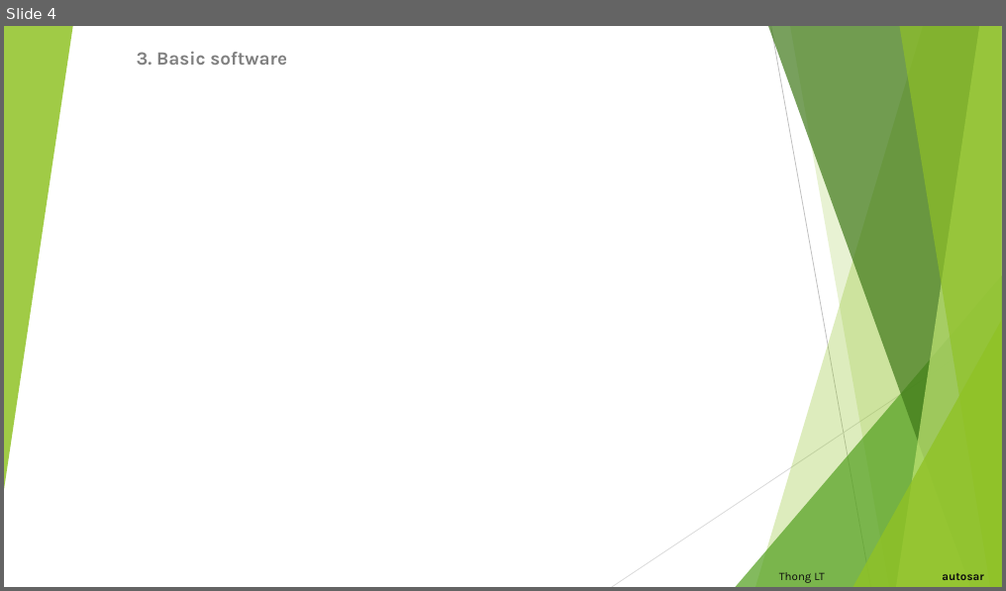
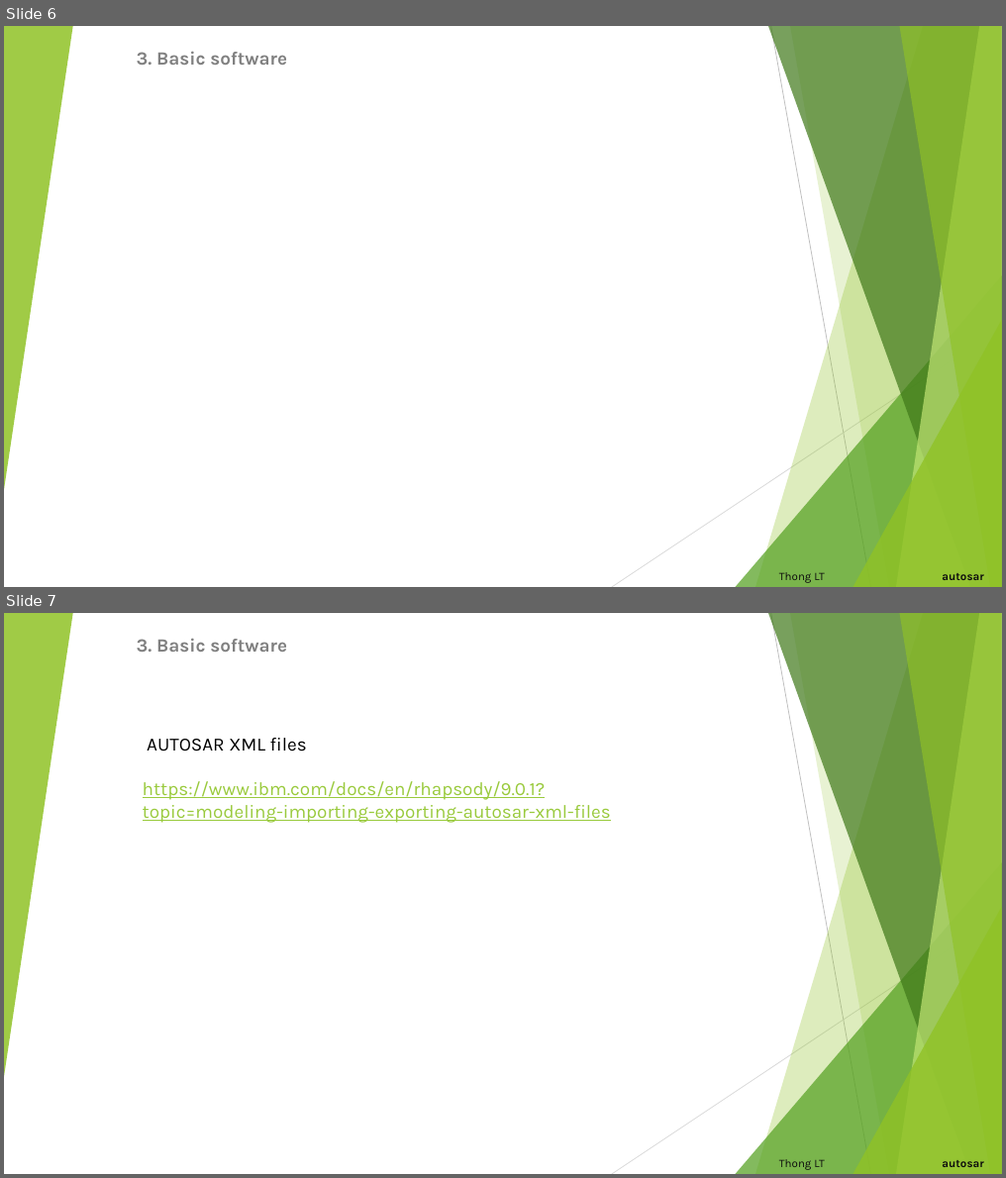
Before and after one commit to letrthong/autosar, a slide deck: Autosar.pptx. Shown one above the other, each under a label of ours: slide 4 before the commit, slides 6 and 7 after it. The pictures are 1006x591 and 1006x1178 pixels, drawn with LibreOffice and Linux fonts; fonts in the diff are those of the drawing. Boxes give left, top, right and bottom in pixels: in the first picture for what was removed or moved away, otherwise in the second. Text is boxed around its words. In the diff, an @@ line names an element or a change of style, - is before the commit and + after.

```diff
--- a/Autosar.pptx
+++ b/Autosar.pptx
@@ slide 7 added at <box>4,613,1002,1174</box>, background #FFFFFF; not listed: 10 template elements that a slide beside it also shows @@
@@ subtitle added at <box>137,638,287,652</box>, 18 pt, text #808080, bold @@
+3. Basic software
@@ text added at <box>143,738,611,823</box>, 18 pt, text #99CA3C, underline @@
+AUTOSAR XML files
+https://www.ibm.com/docs/en/rhapsody/9.0.1?topic=modeling-importing-exporting-autosar-xml-files
@@ title added at <box>779,1159,984,1170</box>, 11 pt, text #0D0D0D @@
+Thong LT autosar
@@ what was slide 4 is now slide 6 @@
```
Also in this commit, not shown: 2 slides changed, 4 other slides added, 1 other file.
